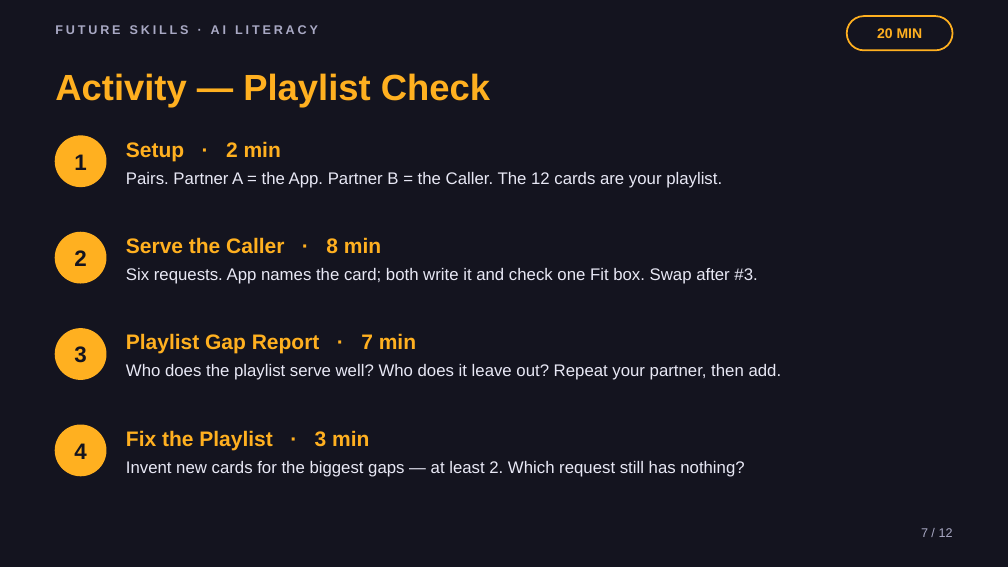
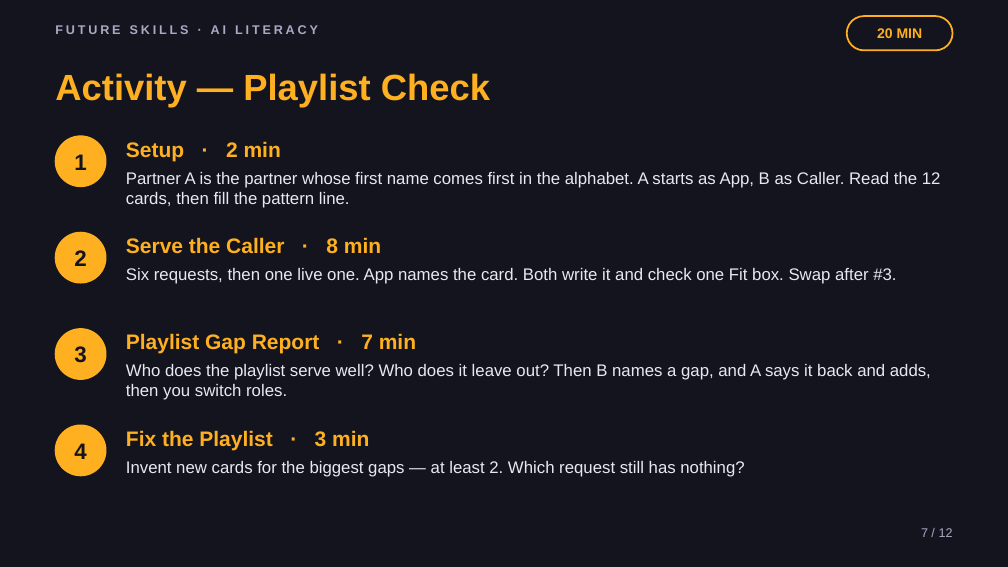
Before and after one commit to phiunit/tptphi, a slide deck: slide 7 of products/ai-training-data-crate/dist/What's in the Playlist - Slides.pptx. Drawn at 1008x567 pixels with LibreOffice and Linux fonts; fonts in the diff are those of the drawing. Boxes give left, top, right and bottom in pixels: in the first picture for what was removed or moved away, otherwise in the second. Text is boxed around its words. In the diff, an @@ line names an element or a change of style, - is before the commit and + after.

```diff
--- a/products/ai-training-data-crate/dist/What's in the Playlist - Slides.pptx
+++ b/products/ai-training-data-crate/dist/What's in the Playlist - Slides.pptx
@@ text at [126,172,941,208]: text changed @@
-Pairs. Partner A = the App. Partner B = the Caller. The 12 cards are your playlist.
+Partner A is the partner whose first name comes first in the alphabet. A starts as App, B as Caller. Read the 12 cards, then fill the pattern line.
@@ text at [126,268,896,284]: text changed @@
-Six requests. App names the card; both write it and check one Fit box. Swap after #3.
+Six requests, then one live one. App names the card. Both write it and check one Fit box. Swap after #3.
@@ text at [126,364,931,400]: text changed @@
-Who does the playlist serve well? Who does it leave out? Repeat your partner, then add.
+Who does the playlist serve well? Who does it leave out? Then B names a gap, and A says it back and adds, then you switch roles.
```
Also in this commit, not shown: 8 other slides changed, 33 other files.
